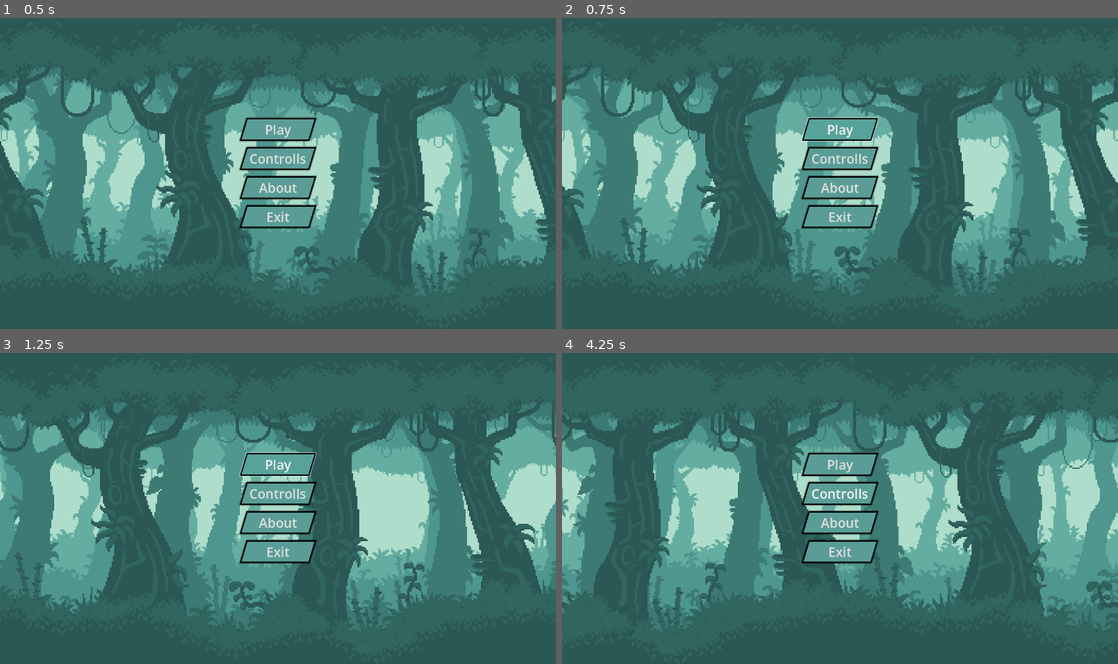
Above: before the commit, frames 1-4 (two rows, left to right).
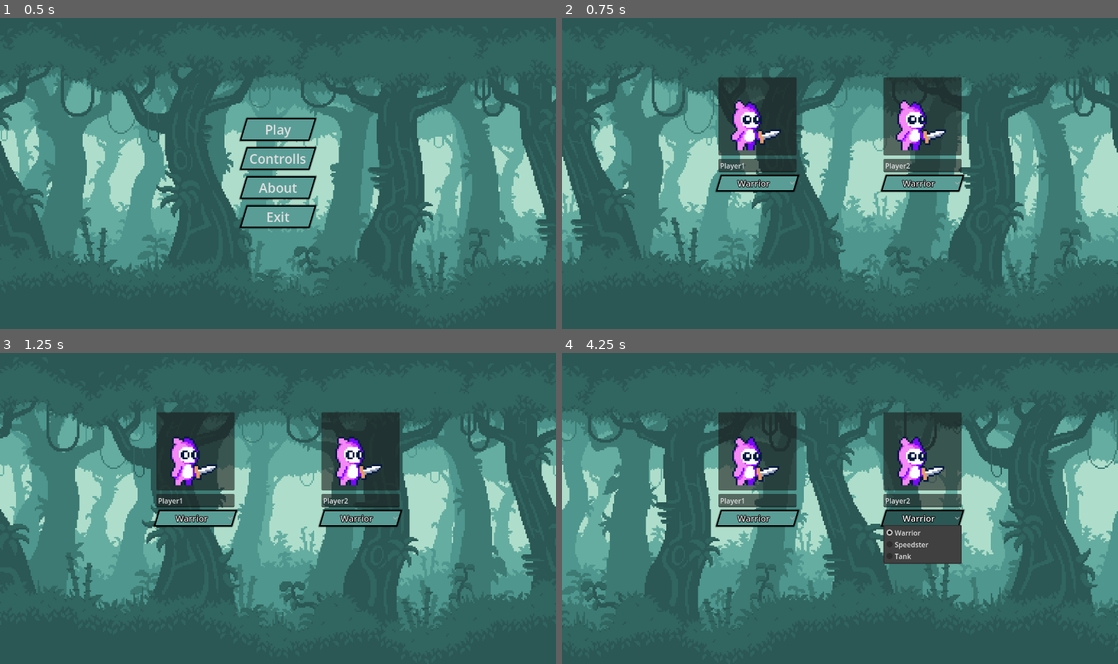
Above: after the commit, the same moments.

Repository: ParmarManthanrajsinh/Godot_4_game_Pookie_Fighters
Game: Godot game, scene res://scene/main_menu.tscn
The game is run twice, just before and just after one commit, with the same random seed, the same clock (stepped at 60 frames per second) and the same inputs.
Inputs (mouse positions are in pixels of both pictures, inside the frame that each line leads up to):
- Up to frame 1 (0.5 s): no input
- Up to frame 2 (0.75 s): click "Play" at 0.5 s
- Up to frame 3 (1.25 s): no input
- Up to frame 4 (4.25 s): click (840, 464) at 1.25 s, where only the run before the commit has a clickable "Play"; click (756, 517) at 2 s, where only the run after the commit has a clickable "Warrior"; click (840, 492) at 2.75 s, where only the run before the commit has a clickable "Controlls"; click (923, 517) at 3.5 s, where only the run after the commit has a clickable "Warrior"

Frame 1 is identical in both runs. In frame 2, 44% of the frame differs, in the area x 0-100%, y 15-89%; in frame 3, 44%; in frame 4, 45%.

Commit message:
updated player selection scene
added 3 types of player into player selection scene

Diff:
--- a/Script/ParallaxBackground.gd
+++ b/Script/ParallaxBackground.gd
@@ -7,7 +7,7 @@
 
 
 func _on_play_pressed():
-	pass # Replace with function body.
+	get_tree().change_scene_to_file("res://scene/player_selection.tscn")
 
 
 func _on_controlls_pressed():
--- /dev/null
+++ b/Script/Player_selection.gd
@@ -0,0 +1,44 @@
+extends HBoxContainer
+
+var warrier := preload("res://scene/warrier.tscn")
+var speedster := preload("res://scene/speedster.tscn")
+var tank := preload("res://scene/tank.tscn")
+
+func _ready():
+	var warr1 = warrier.instantiate()
+	get_node("Player1/Panel").add_child(warr1)
+	warr1.play()
+	var warr2 = warrier.instantiate()
+	get_node("Player2/Panel").add_child(warr2)
+	warr2.play()
+
+func _on_player_1_type_item_selected(index):
+	match index:
+		0:
+			var warr = warrier.instantiate()
+			get_node("Player1/Panel").add_child(warr)
+			warr.play()
+		1:
+			var spee = speedster.instantiate()
+			get_node("Player1/Panel").add_child(spee)
+			spee.play()
+		2:
+			var ta = tank.instantiate()
+			get_node("Player1/Panel").add_child(ta)
+			ta.play()
+
+
+func _on_player_2_type_item_selected(index):
+	match index:
+		0:
+			var warr = warrier.instantiate()
+			get_node("Player2/Panel").add_child(warr)
+			warr.play()
+		1:
+			var spee = speedster.instantiate()
+			get_node("Player2/Panel").add_child(spee)
+			spee.play()
+		2:
+			var ta = tank.instantiate()
+			get_node("Player2/Panel").add_child(ta)
+			ta.play()
--- a/scene/player_selection.tscn
+++ b/scene/player_selection.tscn
@@ -6,6 +6,7 @@
 [ext_resource type="Texture2D" uid="uid://bmslvodpinybx" path="res://Asset/parallax background/plx-3.png" id="4_4hcmw"]
 [ext_resource type="Texture2D" uid="uid://qq4hkvbsdeqm" path="res://Asset/parallax background/plx-4.png" id="5_jkh0l"]
 [ext_resource type="Texture2D" uid="uid://cugdcqkndv1" path="res://Asset/parallax background/plx-5.png" id="6_omch5"]
+[ext_resource type="Script" path="res://Script/Player_selection.gd" id="7_0pd38"]
 [ext_resource type="Theme" uid="uid://c5mk51k51gcl3" path="res://Themes/button_theme.tres" id="7_gcd44"]
 
 [node name="Player_Selection" type="Control"]
@@ -73,6 +74,7 @@
 grow_horizontal = 2
 grow_vertical = 2
 theme_override_constants/separation = 200
+script = ExtResource("7_0pd38")
 
 [node name="Player1" type="BoxContainer" parent="HBoxContainer"]
 layout_mode = 2
@@ -80,7 +82,7 @@
 vertical = true
 
 [node name="Panel" type="Panel" parent="HBoxContainer/Player1"]
-custom_minimum_size = Vector2(180, 360)
+custom_minimum_size = Vector2(180, 180)
 layout_mode = 2
 
 [node name="Player1_name" type="LineEdit" parent="HBoxContainer/Player1"]
@@ -111,7 +113,7 @@
 vertical = true
 
 [node name="Panel" type="Panel" parent="HBoxContainer/Player2"]
-custom_minimum_size = Vector2(180, 360)
+custom_minimum_size = Vector2(180, 180)
 layout_mode = 2
 
 [node name="Player2_name" type="LineEdit" parent="HBoxContainer/Player2"]
@@ -136,3 +138,6 @@
 popup/item_1/id = 1
 popup/item_2/text = "Tank"
 popup/item_2/id = 2
+
+[connection signal="item_selected" from="HBoxContainer/Player1/Player1_type" to="HBoxContainer" method="_on_player_1_type_item_selected"]
+[connection signal="item_selected" from="HBoxContainer/Player2/Player2_type" to="HBoxContainer" method="_on_player_2_type_item_selected"]
--- /dev/null
+++ b/scene/speedster.tscn
@@ -0,0 +1,46 @@
+[gd_scene load_steps=7 format=3 uid="uid://xhbra3y5ry2g"]
+
+[ext_resource type="Texture2D" uid="uid://bmmdvyjrsjsx3" path="res://Asset/character_3/Idle.png" id="1_lsn8p"]
+
+[sub_resource type="AtlasTexture" id="AtlasTexture_ace5y"]
+atlas = ExtResource("1_lsn8p")
+region = Rect2(0, 0, 42, 42)
+
+[sub_resource type="AtlasTexture" id="AtlasTexture_c2csc"]
+atlas = ExtResource("1_lsn8p")
+region = Rect2(42, 0, 42, 42)
+
+[sub_resource type="AtlasTexture" id="AtlasTexture_jc52t"]
+atlas = ExtResource("1_lsn8p")
+region = Rect2(84, 0, 42, 42)
+
+[sub_resource type="AtlasTexture" id="AtlasTexture_yvawh"]
+atlas = ExtResource("1_lsn8p")
+region = Rect2(126, 0, 42, 42)
+
+[sub_resource type="SpriteFrames" id="SpriteFrames_u7mn5"]
+animations = [{
+"frames": [{
+"duration": 1.0,
+"texture": SubResource("AtlasTexture_ace5y")
+}, {
+"duration": 1.0,
+"texture": SubResource("AtlasTexture_c2csc")
+}, {
+"duration": 1.0,
+"texture": SubResource("AtlasTexture_jc52t")
+}, {
+"duration": 1.0,
+"texture": SubResource("AtlasTexture_yvawh")
+}],
+"loop": true,
+"name": &"Idle",
+"speed": 5.0
+}]
+
+[node name="speedster" type="AnimatedSprite2D"]
+position = Vector2(88, 84)
+scale = Vector2(4, 4)
+sprite_frames = SubResource("SpriteFrames_u7mn5")
+animation = &"Idle"
+frame_progress = 0.592671
--- /dev/null
+++ b/scene/tank.tscn
@@ -0,0 +1,46 @@
+[gd_scene load_steps=7 format=3 uid="uid://cd0yi81381gha"]
+
+[ext_resource type="Texture2D" uid="uid://cuv60k4hyf8n6" path="res://Asset/character_2/Idle.png" id="1_ki7bo"]
+
+[sub_resource type="AtlasTexture" id="AtlasTexture_64gxk"]
+atlas = ExtResource("1_ki7bo")
+region = Rect2(0, 0, 42, 42)
+
+[sub_resource type="AtlasTexture" id="AtlasTexture_lj7yf"]
+atlas = ExtResource("1_ki7bo")
+region = Rect2(42, 0, 42, 42)
+
+[sub_resource type="AtlasTexture" id="AtlasTexture_d18kf"]
+atlas = ExtResource("1_ki7bo")
+region = Rect2(84, 0, 42, 42)
+
+[sub_resource type="AtlasTexture" id="AtlasTexture_abjx4"]
+atlas = ExtResource("1_ki7bo")
+region = Rect2(126, 0, 42, 42)
+
+[sub_resource type="SpriteFrames" id="SpriteFrames_u7mn5"]
+animations = [{
+"frames": [{
+"duration": 1.0,
+"texture": SubResource("AtlasTexture_64gxk")
+}, {
+"duration": 1.0,
+"texture": SubResource("AtlasTexture_lj7yf")
+}, {
+"duration": 1.0,
+"texture": SubResource("AtlasTexture_d18kf")
+}, {
+"duration": 1.0,
+"texture": SubResource("AtlasTexture_abjx4")
+}],
+"loop": true,
+"name": &"Idle",
+"speed": 5.0
+}]
+
+[node name="tank" type="AnimatedSprite2D"]
+position = Vector2(88, 84)
+scale = Vector2(4, 4)
+sprite_frames = SubResource("SpriteFrames_u7mn5")
+animation = &"Idle"
+frame_progress = 0.592671
--- /dev/null
+++ b/scene/warrier.tscn
@@ -0,0 +1,47 @@
+[gd_scene load_steps=7 format=3 uid="uid://btu17ywuq44jy"]
+
+[ext_resource type="Texture2D" uid="uid://7no02yoc1l2r" path="res://Asset/character_1/Idle.png" id="1_ld062"]
+
+[sub_resource type="AtlasTexture" id="AtlasTexture_i1pef"]
+atlas = ExtResource("1_ld062")
+region = Rect2(0, 0, 42, 42)
+
+[sub_resource type="AtlasTexture" id="AtlasTexture_syold"]
+atlas = ExtResource("1_ld062")
+region = Rect2(42, 0, 42, 42)
+
+[sub_resource type="AtlasTexture" id="AtlasTexture_en46f"]
+atlas = ExtResource("1_ld062")
+region = Rect2(84, 0, 42, 42)
+
+[sub_resource type="AtlasTexture" id="AtlasTexture_5me6u"]
+atlas = ExtResource("1_ld062")
+region = Rect2(126, 0, 42, 42)
+
+[sub_resource type="SpriteFrames" id="SpriteFrames_u7mn5"]
+animations = [{
+"frames": [{
+"duration": 1.0,
+"texture": SubResource("AtlasTexture_i1pef")
+}, {
+"duration": 1.0,
+"texture": SubResource("AtlasTexture_syold")
+}, {
+"duration": 1.0,
+"texture": SubResource("AtlasTexture_en46f")
+}, {
+"duration": 1.0,
+"texture": SubResource("AtlasTexture_5me6u")
+}],
+"loop": true,
+"name": &"Idle",
+"speed": 5.0
+}]
+
+[node name="Warrier" type="AnimatedSprite2D"]
+position = Vector2(88, 84)
+scale = Vector2(4, 4)
+sprite_frames = SubResource("SpriteFrames_u7mn5")
+animation = &"Idle"
+frame = 2
+frame_progress = 0.0307859
Not shown: 1 places in scene/player_selection.tscn that only renumber resources
